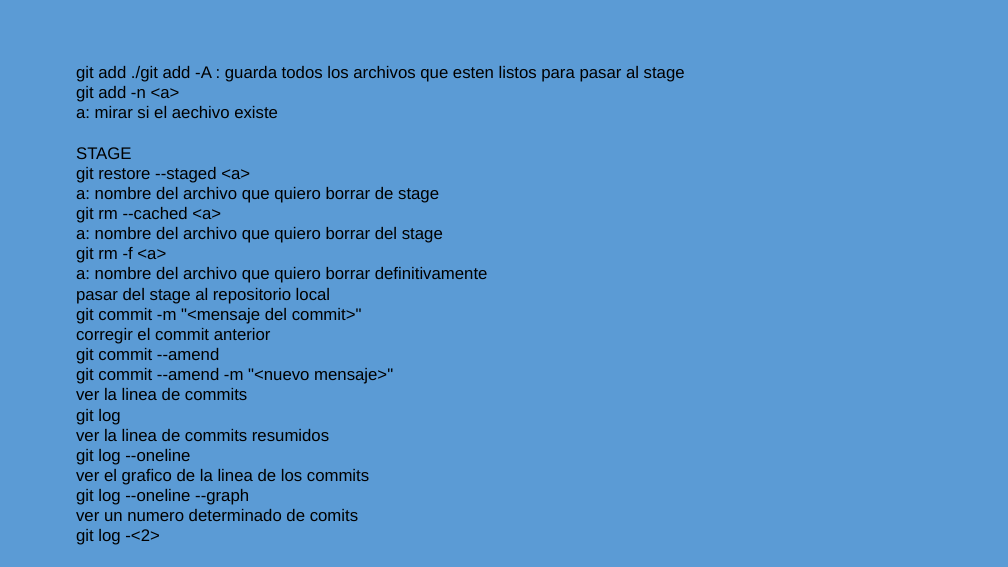
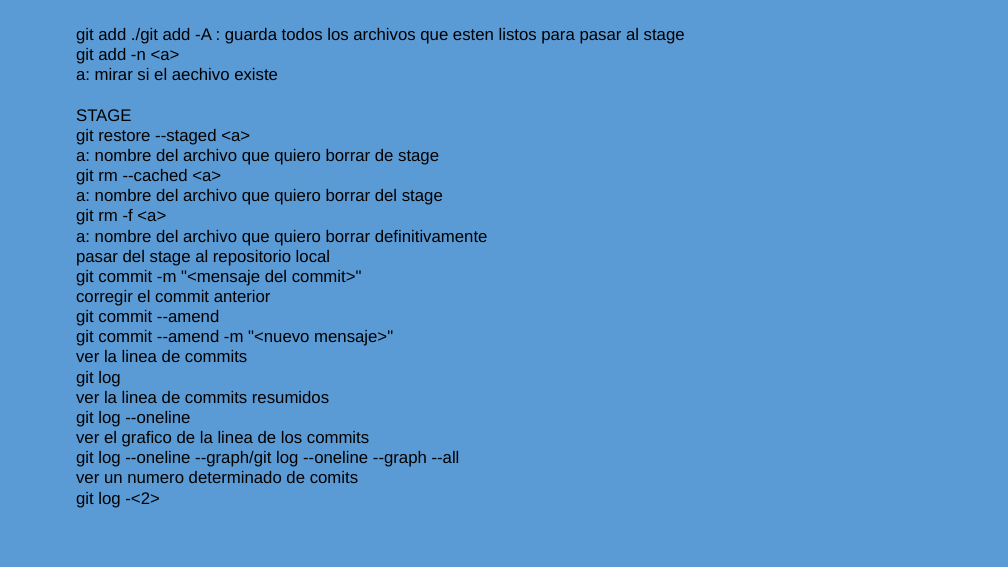
Before and after one commit to camaviga11/cursoGITv2, a slide deck: slide 2 of presentasionComandos.pptx. Drawn at 1008x567 pixels with LibreOffice and Linux fonts; fonts in the diff are those of the drawing. Boxes give left, top, right and bottom in pixels: in the first picture for what was removed or moved away, otherwise in the second. Text is boxed around its words. In the diff, an @@ line names an element or a change of style, - is before the commit and + after.

```diff
--- a/presentasionComandos.pptx
+++ b/presentasionComandos.pptx
@@ text "git add ./git add -A ...": place and size @@
-text "git add ./git add -A ..." at <box>76,66,685,521</box>
+text "git add ./git add -A ..." at <box>76,28,685,508</box>
@@ text at <box>76,451,460,467</box>: text changed @@
-git log --oneline --graph
+git log --oneline --graph/git log --oneline --graph --all
```
Also in this commit, not shown: 1 other slide changed, 1 slide added.
